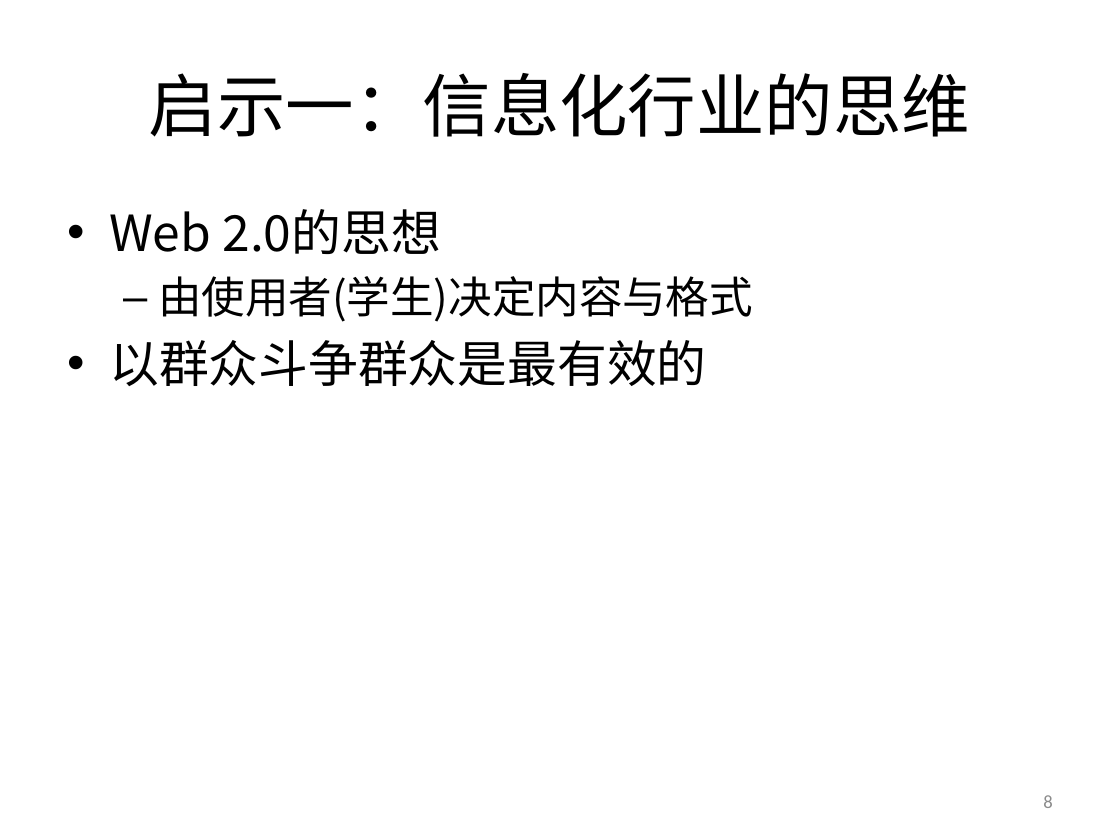
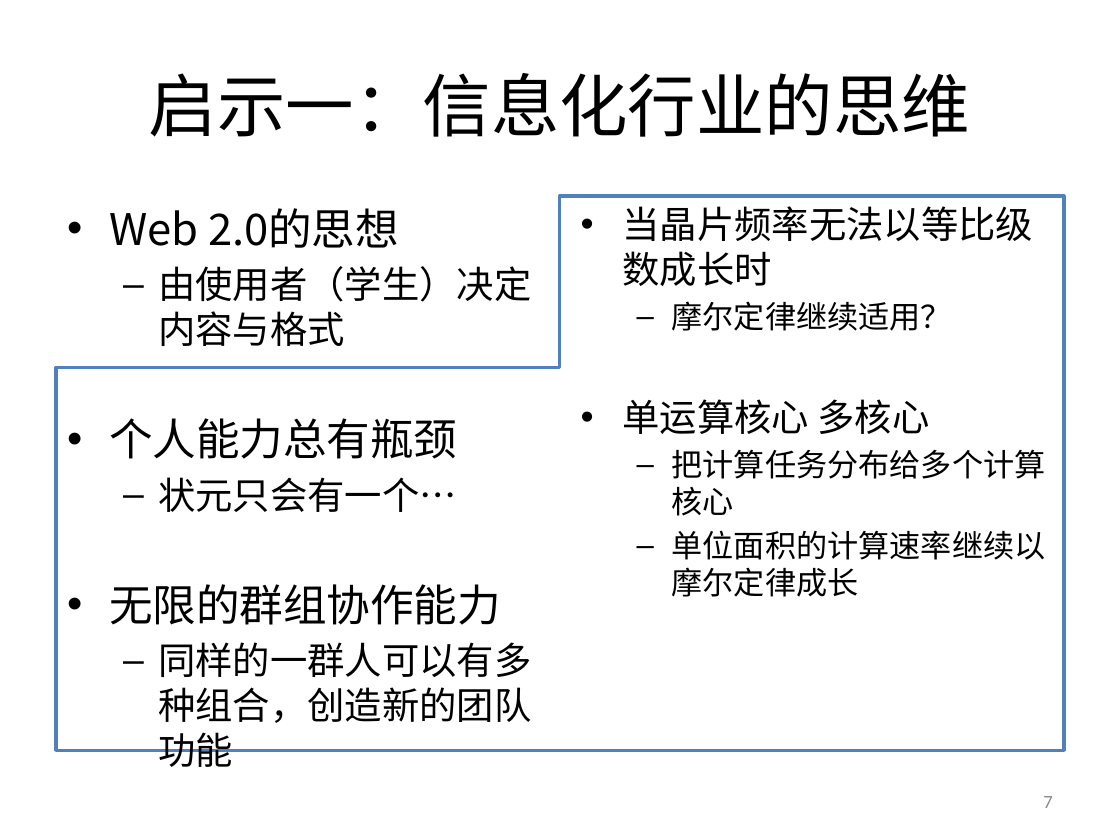
Before and after one commit to woodyme/2014JanXLP, a slide deck: slide 7 of 课程方案/XLP_WorkFLow_CHN.pptx (slide 8 before the commit). Drawn at 1120x840 pixels with LibreOffice and Linux fonts; fonts in the diff are those of the drawing; background and template pictures are left out. Boxes give left, top, right and bottom in pixels: in the first picture for what was removed or moved away, otherwise in the second. Text is boxed around its words. In the diff, an @@ line names an element or a change of style, - is before the commit and + after.

```diff
--- a/课程方案/XLP_WorkFLow_CHN.pptx
+++ b/课程方案/XLP_WorkFLow_CHN.pptx
@@ corner added at (x1=57, y1=195, x2=1065, y2=750), fill #FFFFFF, outline #4F81BD 2 pt @@
@@ text at (x1=109, y1=208, x2=399, y2=248): size 32 to 28 pt in "Web 2.0的思想" @@
@@ text added at (x1=623, y1=206, x2=1046, y2=597), 20 pt, text #000000 @@
+• 当晶片频率无法以等比级数成长时
+  – 摩尔定律继续适用？
+• 单运算核心 多核心
+  – 把计算任务分布给多个计算核心
+  – 单位面积的计算速率继续以摩尔定律成长
@@ text at (x1=109, y1=266, x2=531, y2=767): text changed; size 28 to 24 pt @@
-  – 由使用者(学生)决定内容与格式
-• 以群众斗争群众是最有效的
+  – 由使用者（学生）决定内容与格式
+• 个人能力总有瓶颈
+  – 状元只会有一个…
+• 无限的群组协作能力
+  – 同样的一群人可以有多种组合，创造新的团队功能
@@ page number at (x1=1043, y1=796, x2=1052, y2=808): text changed @@
-8
+7
```
Also in this commit, not shown: 10 other slides changed, 1 slide removed.
